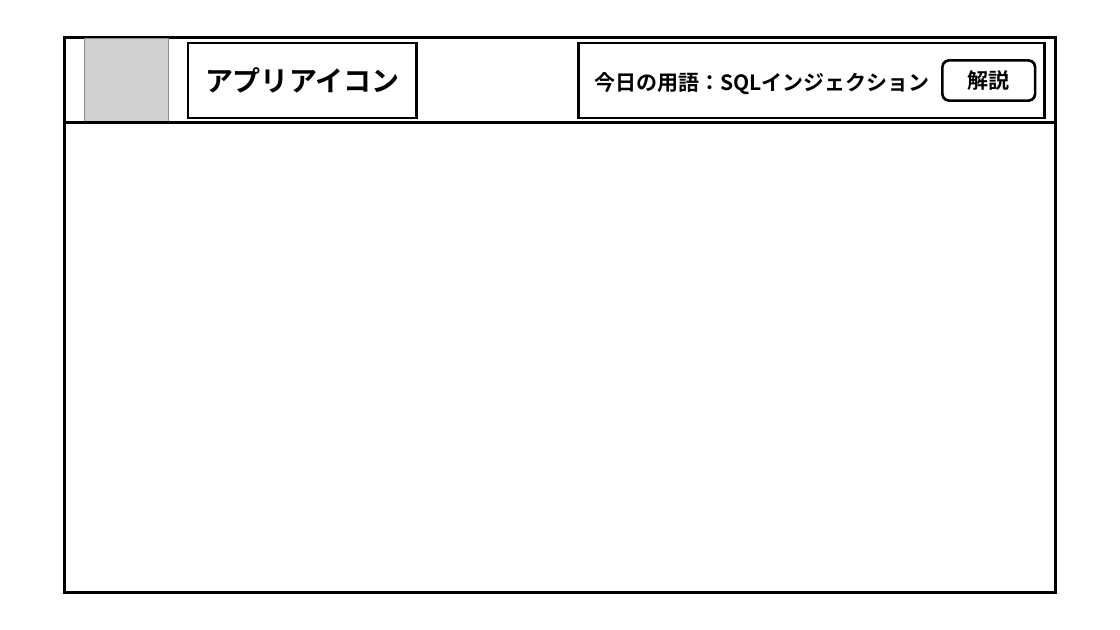
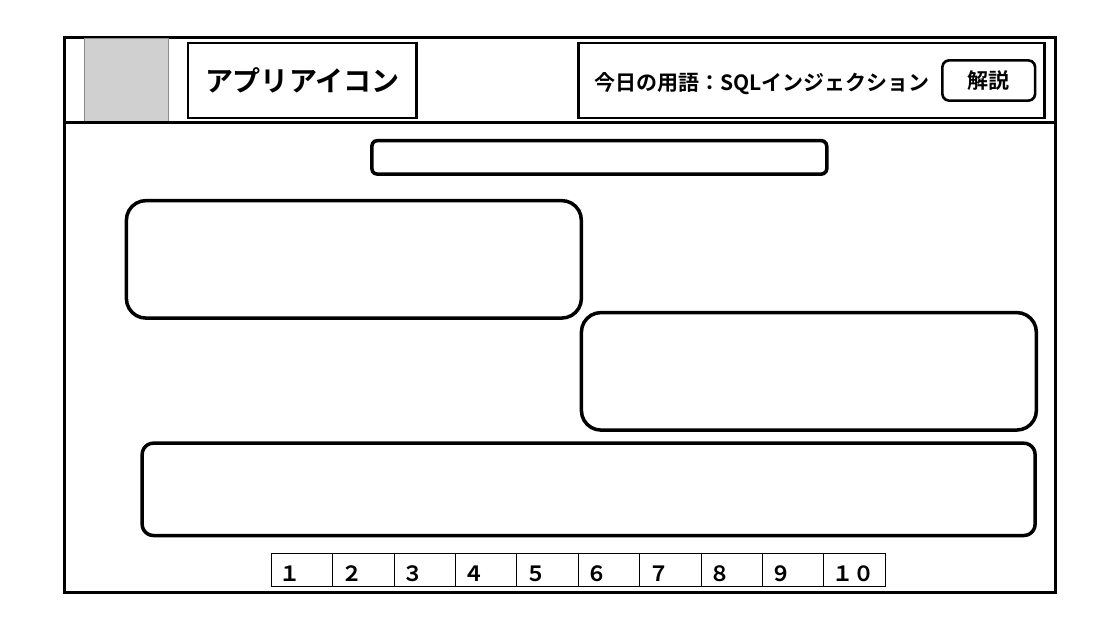
Before and after one commit to dojo2023/E-2, a slide deck: slide 17 of doc/外部設計書_画面設計_図.pptx (slide 15 before the commit). Drawn at 1120x630 pixels with LibreOffice and Linux fonts; fonts in the diff are those of the drawing; grey boxes stand for pictures. Boxes give left, top, right and bottom in pixels: in the first picture for what was removed or moved away, otherwise in the second. Text is boxed around its words. In the diff, an @@ line names an element or a change of style, - is before the commit and + after.

```diff
--- a/doc/外部設計書_画面設計_図.pptx
+++ b/doc/外部設計書_画面設計_図.pptx
@@ rounded rectangle added at (372, 140, 828, 174), outline #000000 3 pt @@
@@ rounded rectangle added at (127, 201, 582, 318), outline #000000 3 pt @@
@@ rounded rectangle added at (581, 313, 1037, 430), outline #000000 3 pt @@
@@ rounded rectangle added at (142, 444, 1035, 536), outline #000000 3 pt @@
@@ table added at (271, 554, 885, 591), 1 rows, 10 columns @@
+１ | ２ | ３ | ４ | ５ | ６ | ７ | ８ | ９ | １０
```
Also in this commit, not shown: 3 other slides changed, 2 slides added, 9 other files.
